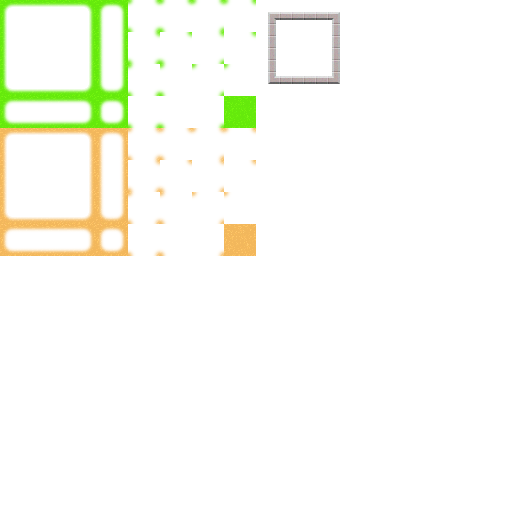
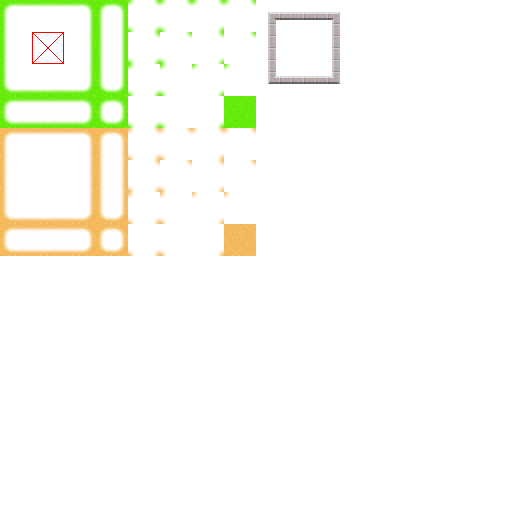
Revision of a layered 512 × 512 image; what changed, layer by layer:
added layer "Collision" above "Layer #1" over [left=32, top=32, right=64, bottom=64]
